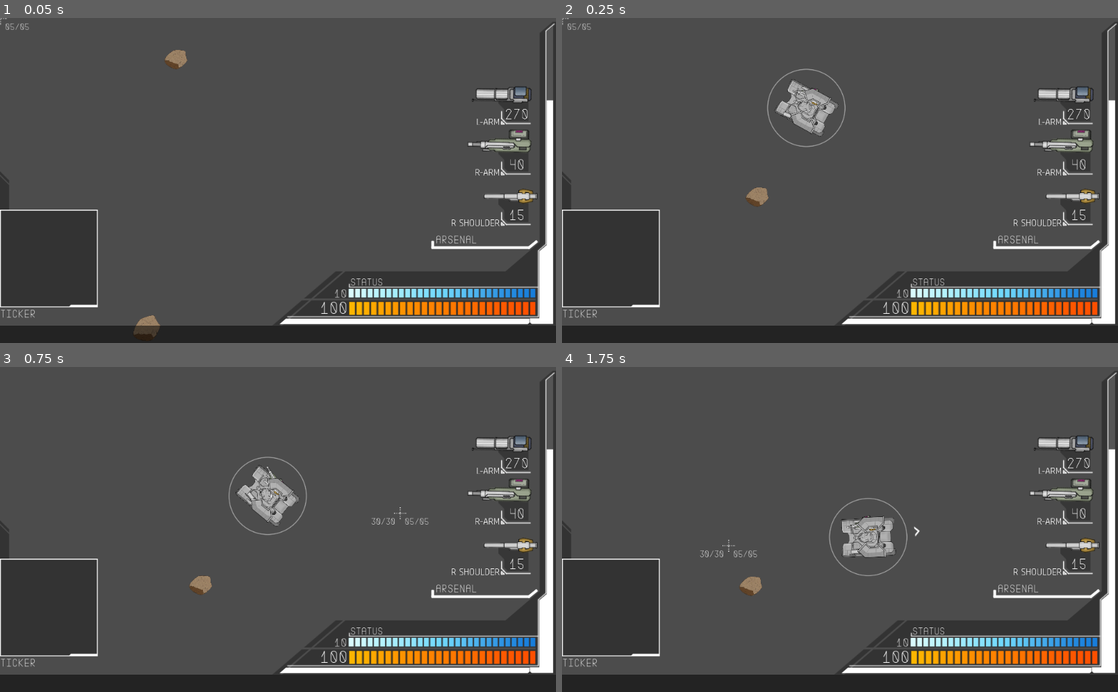
Above: before the commit, frames 1-4 (two rows, left to right).
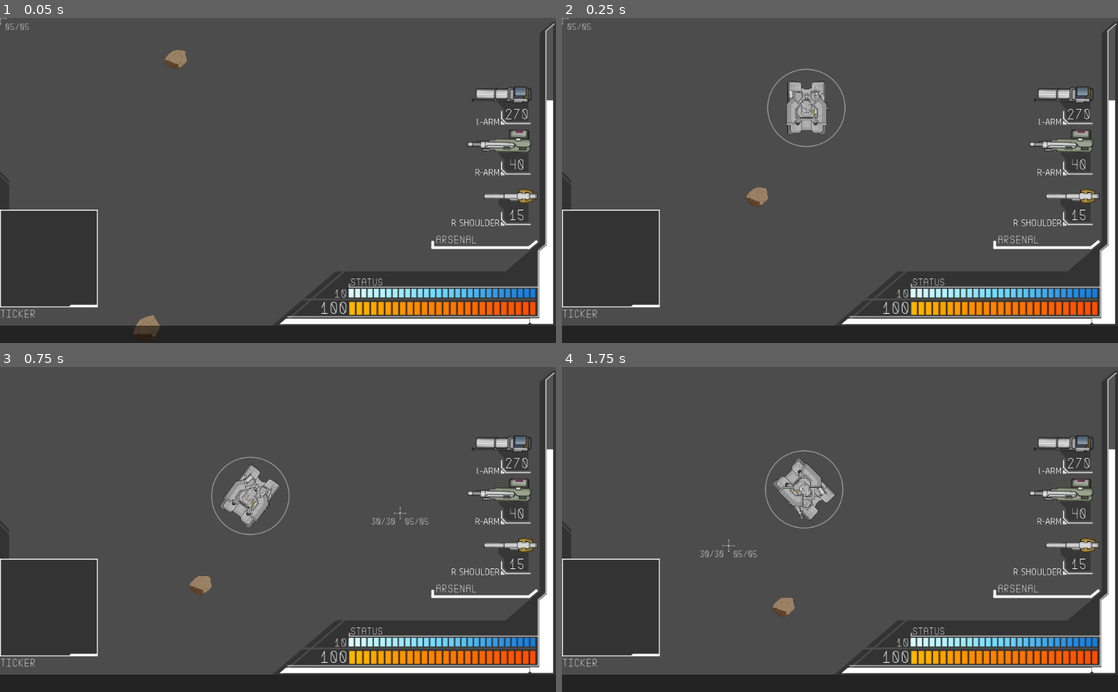
Above: after the commit, the same moments.

Repository: Littlerun-Bastion/Soulless-Steel
Game: Godot game, scene res://game/arena/Arena.tscn
Two runs of this game, one before a commit and one after it. Both use one fixed random seed, a clock stepped at 60 frames per second and the inputs below.
Inputs (mouse positions are in pixels of both pictures, inside the frame that each line leads up to):
- Up to frame 1 (0.05 s): no input
- Up to frame 2 (0.25 s): no input
- Up to frame 3 (0.75 s): move the mouse to (400, 513) at 0.52 s; hold D (right) from 0.53 s (still down); hold Ctrl (strafe) from 0.53 s (still down)
- Up to frame 4 (1.75 s): move the mouse to (728, 545) at 1.27 s; release D (right) at 1.28 s; release Ctrl (strafe) at 1.28 s; hold S (down) from 1.28 s (still down); tap F (honk) at 1.35 s; tap Ctrl (strafe) at 1.55 s

Frame 1 is identical in both runs. In frame 2, 0.8% of the frame differs, in the area x 38-50%, y 18-37%; in frame 3, 1.5%; in frame 4, 2.6%, in the area x 31-65%, y 25-77%.

Commit message:
Working tank movement

Diff:
--- a/project/game/mecha/Mecha.gd
+++ b/project/game/mecha/Mecha.gd
@@ -290,7 +290,33 @@
 		velocity = move_and_slide(velocity)
 
 	elif movement_type == "tank":
-		pass
+		if direction.length() > 0:
+			var margin = PI/8
+			var moving = false
+			var angle = direction.angle()
+			if angle < 0:
+				angle += 2*PI
+
+			if angle > PI/4 - margin and angle <= 3*PI/4 + margin: #Down
+				direction = Vector2(0,1).rotated(deg2rad(rotation_degrees))
+				moving = true
+			if angle > 3*PI/4 - margin and angle <= 5*PI/4 + margin: #Left
+				apply_rotation(dt, global_position - Vector2(1,0).rotated(deg2rad(rotation_degrees)), false)
+			if angle > 5*PI/4 - margin and angle <= 7*PI/4 + margin: #Up
+				direction = -Vector2(0,1).rotated(deg2rad(rotation_degrees))
+				moving = true
+			if angle > 7*PI/4 - margin or angle <= PI/4 + margin: #Right
+				apply_rotation(dt, global_position + Vector2(1,0).rotated(deg2rad(rotation_degrees)), false)
+
+			if not moving:
+				velocity = lerp(velocity, Vector2.ZERO, friction)
+			else:
+				velocity = lerp(velocity, direction.normalized() * max_speed, move_acc*dt)
+			velocity = move_and_slide(velocity)
+
+		else:
+			velocity = lerp(velocity, Vector2.ZERO, friction)
+			velocity = move_and_slide(velocity)
 	else:
 		push_error("Not a valid movement type: " + str(movement_type))
 
@@ -319,6 +345,7 @@
 		diff -= 360
 	elif diff < -180:
 		diff += 360
+
 	#Rotate properly clock or counter-clockwise fastest to target rotation
 	if diff > 0:
 		return abs(diff)*acc*dt
--- a/project/game/mecha/Player.gd
+++ b/project/game/mecha/Player.gd
@@ -24,7 +24,8 @@
 
 	var target_pos = get_global_mouse_position()
 	if target_pos.distance_to(global_position) > ROTATION_DEADZONE:
-		apply_rotation(delta, target_pos, Input.is_action_pressed("strafe"))
+		apply_rotation(delta, target_pos, \
+					   movement_type == "tank" or Input.is_action_pressed("strafe"))
 
 func _input(event):
 	if event.is_action_pressed("honk"):
@@ -85,6 +86,9 @@
 
 
 func setup():
+	movement_type = "tank"
+	rotation_acc = 2.0
+	friction = 0.3
 	set_max_life(100)
 	set_core("core_test2")
 	set_head("head_test2")
